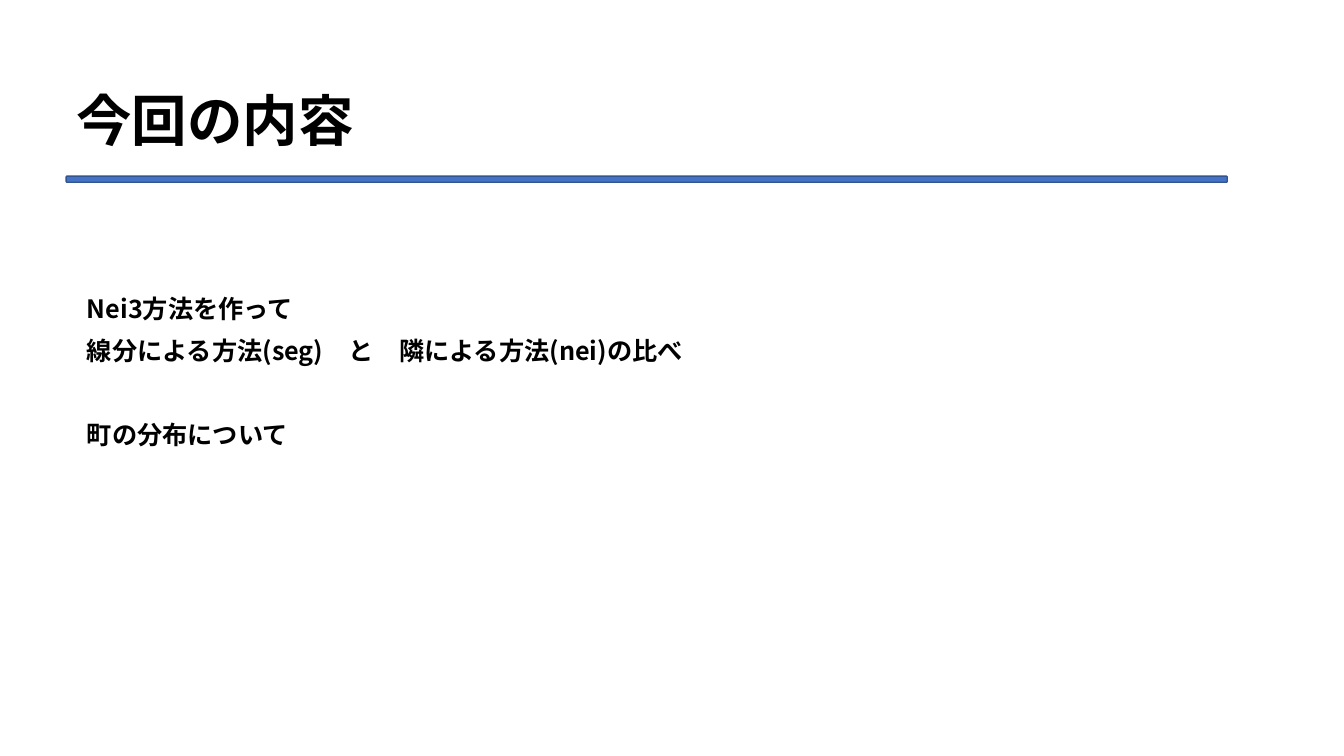
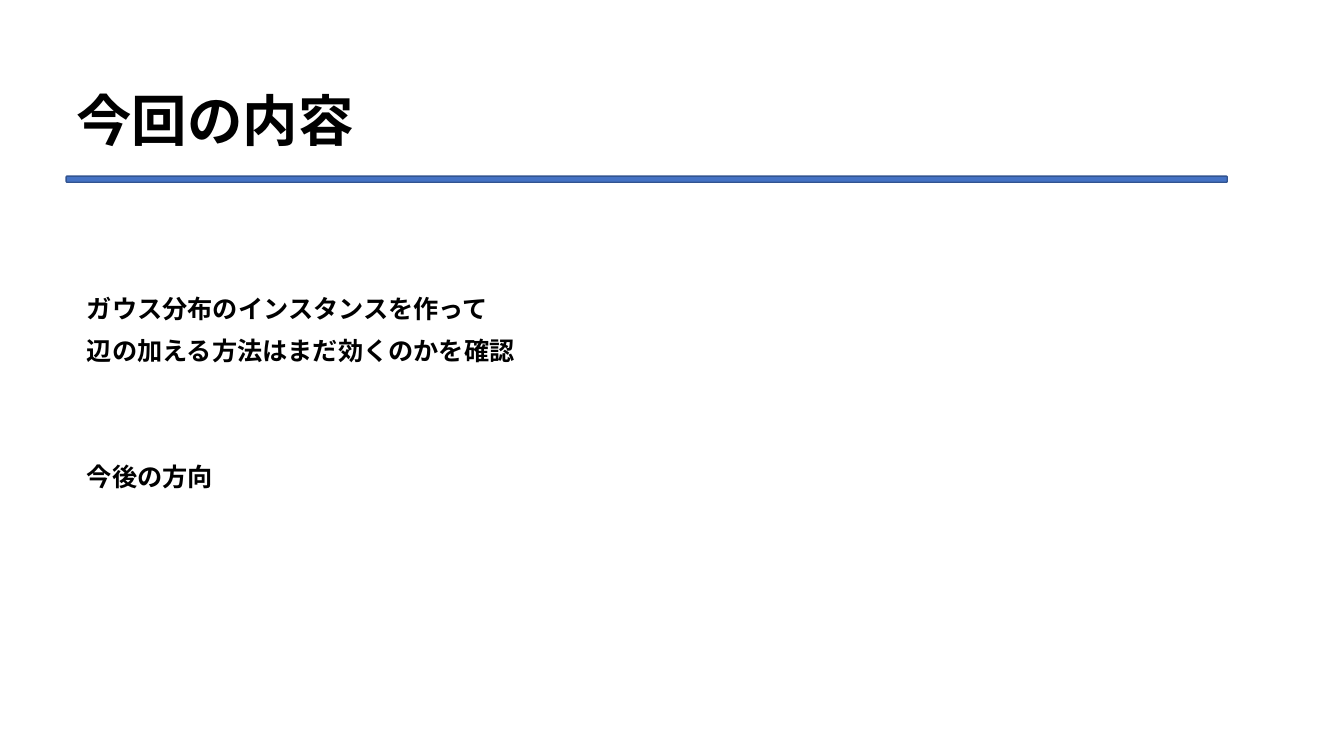
Before and after one commit to Legolas9999/TSP, a slide deck: slide 2 of lcj_gm_30.pptx. Drawn at 1344x756 pixels with LibreOffice and Linux fonts; fonts in the diff are those of the drawing. Boxes give left, top, right and bottom in pixels: in the first picture for what was removed or moved away, otherwise in the second. Text is boxed around its words. In the diff, an @@ line names an element or a change of style, - is before the commit and + after.

```diff
--- a/lcj_gm_30.pptx
+++ b/lcj_gm_30.pptx
@@ text at (87,296,515,489): text changed @@
-  Nei3方法を作って
-  線分による方法(seg) と 隣による方法(nei)の比べ
-  町の分布について
+  ガウス分布のインスタンスを作って
+  辺の加える方法はまだ効くのかを確認
+  今後の方向
```
Also in this commit, not shown: 4 other slides changed.
